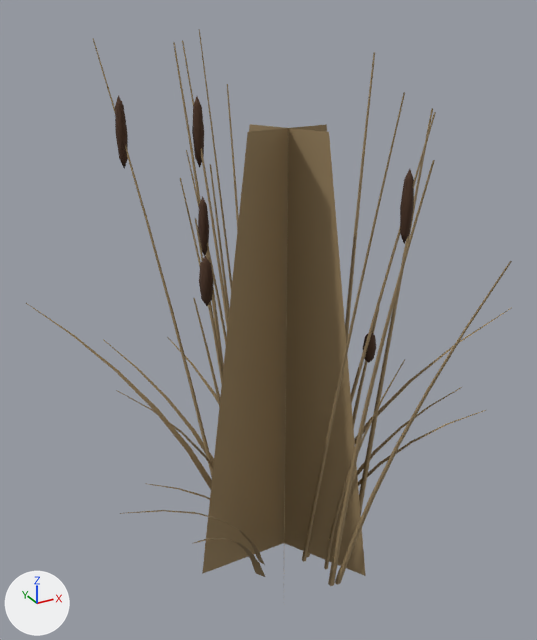
The glTF model assets/models/reed_clump_0.glb: old version first, new version second.
Rendered twice from a 50 mm lens placed at (-1.18, -2.01, 1.98), pointed at (0.02, 0.15, 0.89). The axes (+X, +Y, +Z) are drawn at lower left. The lights are the same throughout. The older version comes first. Where no turn or scale is listed for an object, it has been applied to the vertices.

The first picture shows 'LOD_Far', 'ReedClump_Blades_0', 'ReedClump_Blades_1', 'ReedClump_Blades_2', 'ReedClump_Heads_0', 'ReedClump_Heads_1', 'ReedClump_Heads_2', 'ReedClump_Stalks_0', 'ReedClump_Stalks_1', 'ReedClump_Stalks_2' and 1 more.
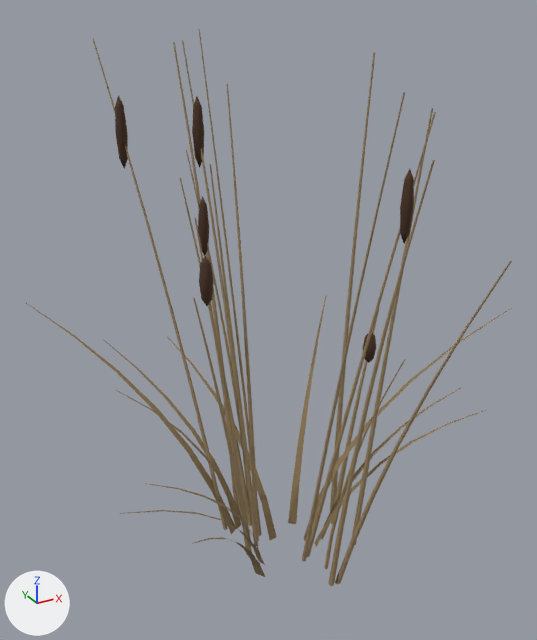
Where the change shows, as pixel boxes (x1, y1, x2, y2) in the pictures (537 x 640 px):
'LOD_Far', deleted (brown): before (202, 124, 366, 576)
'ReedClump_Blades_1', unchanged, uncovered by the edit: before (116, 387, 486, 486); after (116, 295, 486, 547)

The change, as a list of edits to the scene's bpy script:
```text
Remove ob_lod_far:
    ob_lod_far = bpy.data.objects.new('LOD_Far', me_reedclump_lod_far)
    ob_lod_far.location = (0.0, 0.0, 0.0)
```
